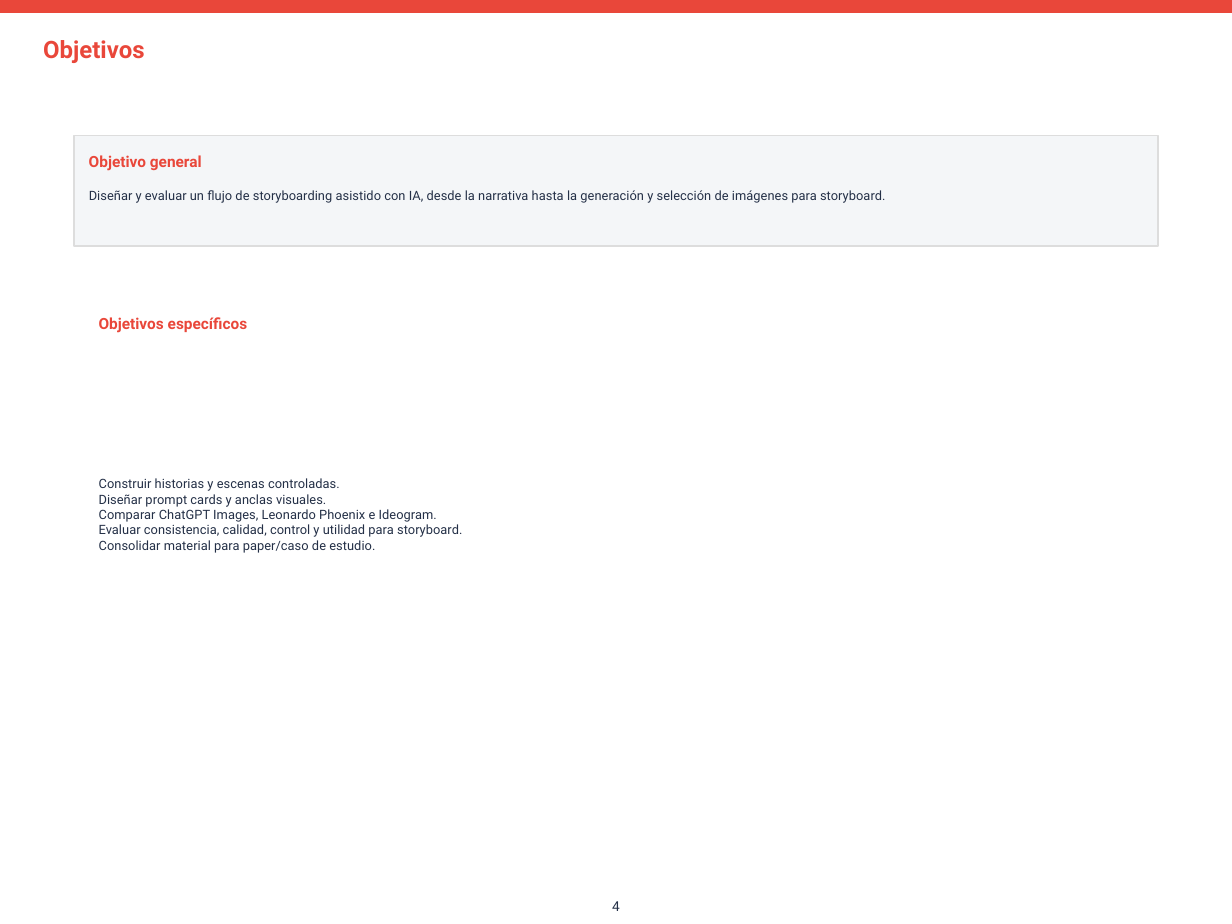
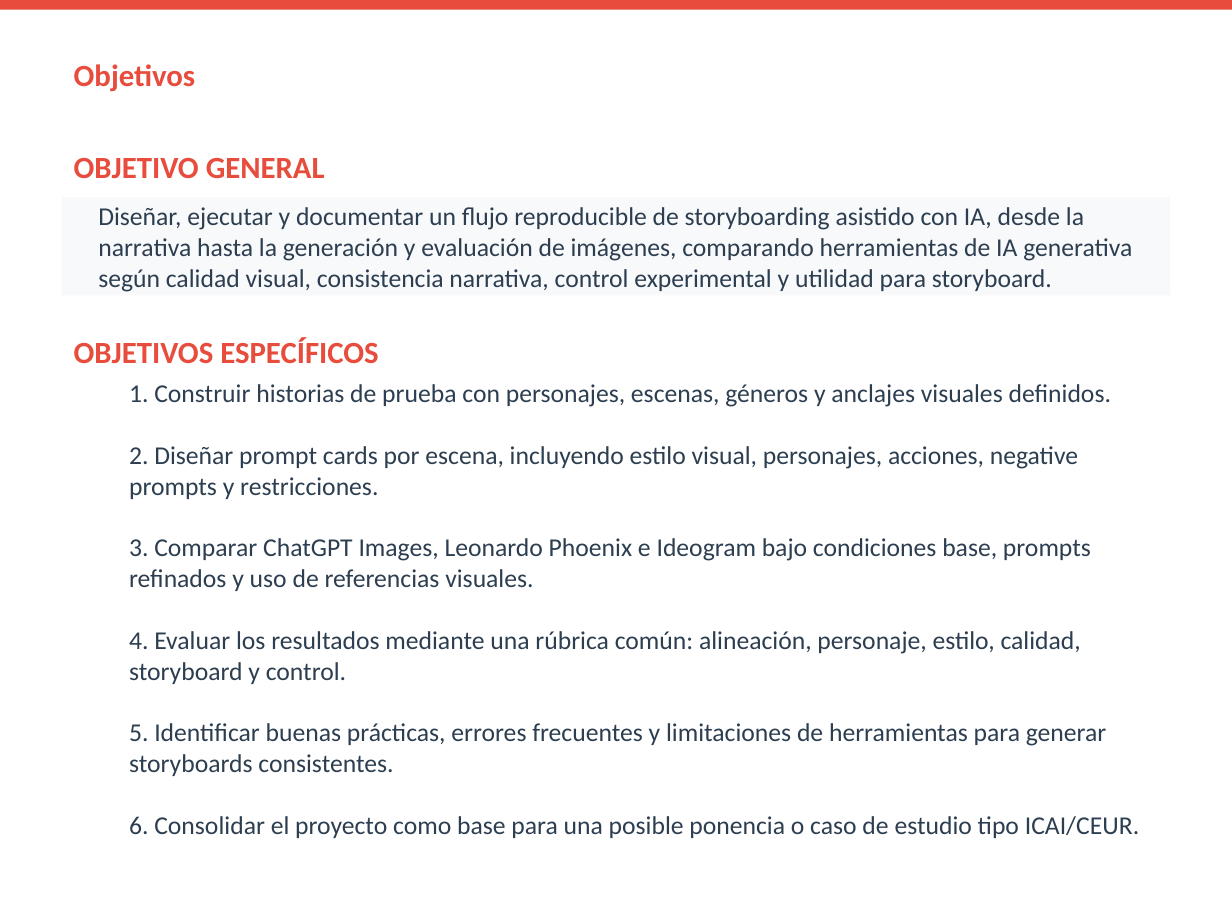
Before and after one commit to Julangar/multimedia-ia-storytelling-2026-1, a slide deck: slide 4 of docs/08_poster/Poster_GI-II_2026-1_Julian_Garcia.pptx. Drawn at 1232x924 pixels with LibreOffice and Linux fonts; fonts in the diff are those of the drawing. Boxes give left, top, right and bottom in pixels: in the first picture for what was removed or moved away, otherwise in the second. Text is boxed around its words. In the diff, an @@ line names an element or a change of style, - is before the commit and + after.

```diff
--- a/docs/08_poster/Poster_GI-II_2026-1_Julian_Garcia.pptx
+++ b/docs/08_poster/Poster_GI-II_2026-1_Julian_Garcia.pptx
@@ rectangle at (0,0,1232,10): fill #E9473A to #E74C3C; outline #E9473A 1 pt to none @@
@@ text "Objetivos": place and size @@
-text "Objetivos" at (43,40,145,63)
+text "Objetivos" at (74,64,196,91)
@@ text "Objetivos" at (74,64,196,91): size 14 to 18 pt, font Roboto to Calibri, text colour #E9473A to #E74C3C @@
@@ text at (74,158,325,178): text changed; size 9 to 18 pt; font Roboto to Calibri; text colour #E9473A to #E74C3C @@
-Objetivo general
+OBJETIVO GENERAL
@@ rectangle: place and size @@
-rectangle at (74,136,1158,246)
+rectangle at (62,197,1170,296)
@@ rectangle at (62,197,1170,296): fill #F4F6F8 to #F8F9FA; outline #DDDDDD 1 pt to none @@
@@ text "Diseñar, ejecutar y documentar un ..." at (98,207,1132,292): vertical alignment top to middle @@
@@ text at (98,207,1132,292): text changed; size 7.5 to 15 pt; font Roboto to Calibri; text colour #243047 to #2C3E50 @@
-Diseñar y evaluar un flujo de storyboarding asistido con IA, desde la narrativa hasta la generación y selección de imágenes para storyboard.
+Diseñar, ejecutar y documentar un flujo reproducible de storyboarding asistido con IA, desde la narrativa hasta la generación y evaluación de imágenes, comparando herramientas de IA generativa según calidad visual, consistencia narrativa, control experimental y utilidad para storyboard.
@@ text at (74,337,378,363): text changed; size 9 to 18 pt; font Roboto to Calibri; text colour #E9473A to #E74C3C @@
-Objetivos específicos
+OBJETIVOS ESPECÍFICOS
@@ text at (129,384,1139,838): text changed; size 7.5 to 15 pt; font Roboto to Calibri; text colour #243047 to #2C3E50 @@
-Construir historias y escenas controladas.
-Diseñar prompt cards y anclas visuales.
-Comparar ChatGPT Images, Leonardo Phoenix e Ideogram.
-Evaluar consistencia, calidad, control y utilidad para storyboard.
-Consolidar material para paper/caso de estudio.
+1. Construir historias de prueba con personajes, escenas, géneros y anclajes visuales definidos.
+2. Diseñar prompt cards por escena, incluyendo estilo visual, personajes, acciones, negative prompts y restricciones.
+3. Comparar ChatGPT Images, Leonardo Phoenix e Ideogram bajo condiciones base, prompts refinados y uso de referencias visuales.
+4. Evaluar los resultados mediante una rúbrica común: alineación, personaje, estilo, calidad, storyboard y control.
+5. Identificar buenas prácticas, errores frecuentes y limitaciones de herramientas para generar storyboards consistentes.
+6. Consolidar el proyecto como base para una posible ponencia o caso de estudio tipo ICAI/CEUR.
@@ text removed at (612,901,620,911) @@
-4
```
Also in this commit, not shown: 6 other slides changed, 2 slides added, 2 slides removed, 2 other files.
